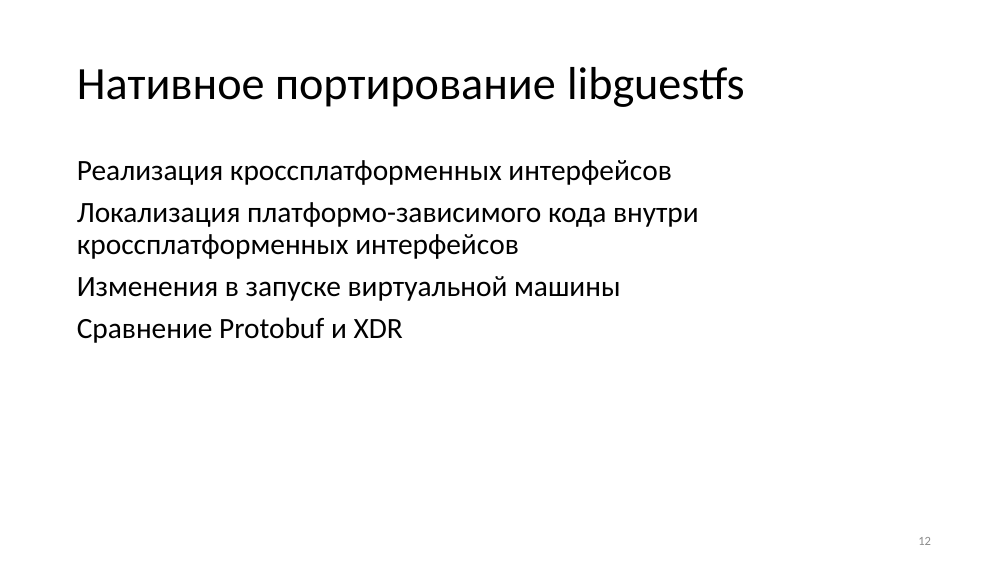
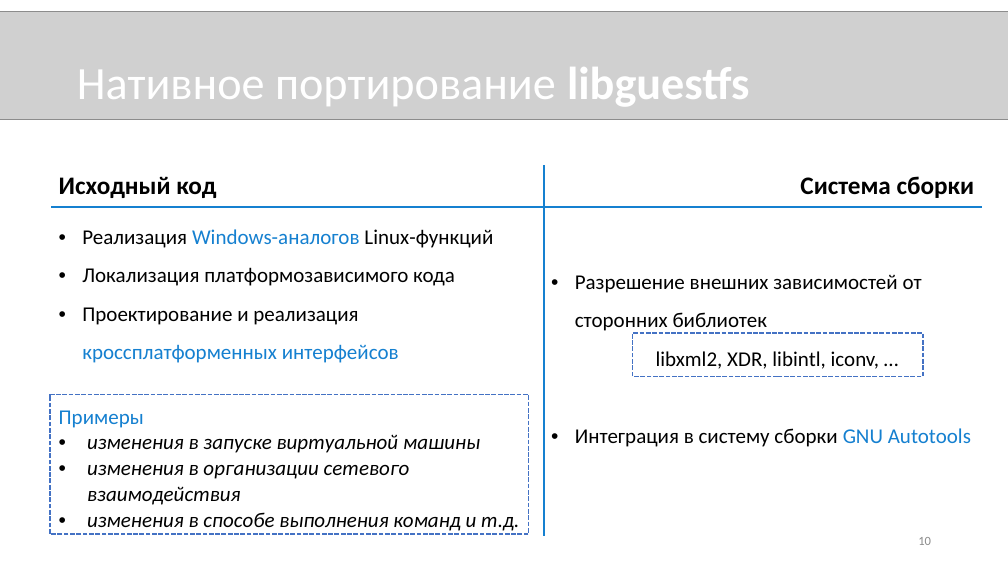
Before and after one commit to novokrest/master-thesis, a slide deck: slide 10 of presentation.pptx (slide 12 before the commit). Drawn at 1008x567 pixels with LibreOffice and Linux fonts; fonts in the diff are those of the drawing; grey boxes stand for pictures. Boxes give left, top, right and bottom in pixels: in the first picture for what was removed or moved away, otherwise in the second. Text is boxed around its words. In the diff, an @@ line names an element or a change of style, - is before the commit and + after.

```diff
--- a/presentation.pptx
+++ b/presentation.pptx
@@ picture added at (0, 11, 1008, 119) @@
@@ title "Нативное портирование libguestfs" at (77, 67, 749, 106): text colour #000000 to #FFFFFF; bold on in "libguestfs" @@
@@ table added at (51, 166, 982, 535), 2 rows, 2 columns @@
+Исходный код | Система сборки
+Реализация Windows-аналогов Linux-функций / Локализация платформозависимого кода / Проектирование и реализация кроссплатформенных интерфейсов / Примеры / изменения в запуске виртуальной машины / изменения в организации сетевого взаимодействия / изменения в способе выполнения команд и т.д. | Разрешение внешних зависимостей от сторонних библиотек / libxml2, XDR, libintl, iconv, … / Интеграция в систему сборки GNU Autotools
@@ text removed at (77, 160, 699, 343) @@
-Реализация кроссплатформенных интерфейсов
-Локализация платформо-зависимого кода внутри кроссплатформенных интерфейсов
-Изменения в запуске виртуальной машины
-Сравнение Protobuf и XDR
@@ rectangle added at (633, 333, 923, 377), outline #4472C4 1.5 pt dashed @@
@@ rectangle added at (50, 395, 529, 535), outline #4472C4 1.5 pt dashed @@
@@ page number at (918, 537, 931, 545): text changed @@
-12
+10
```
Also in this commit, not shown: 6 other slides changed, 2 slides added, 3 slides removed, 1 other file.
